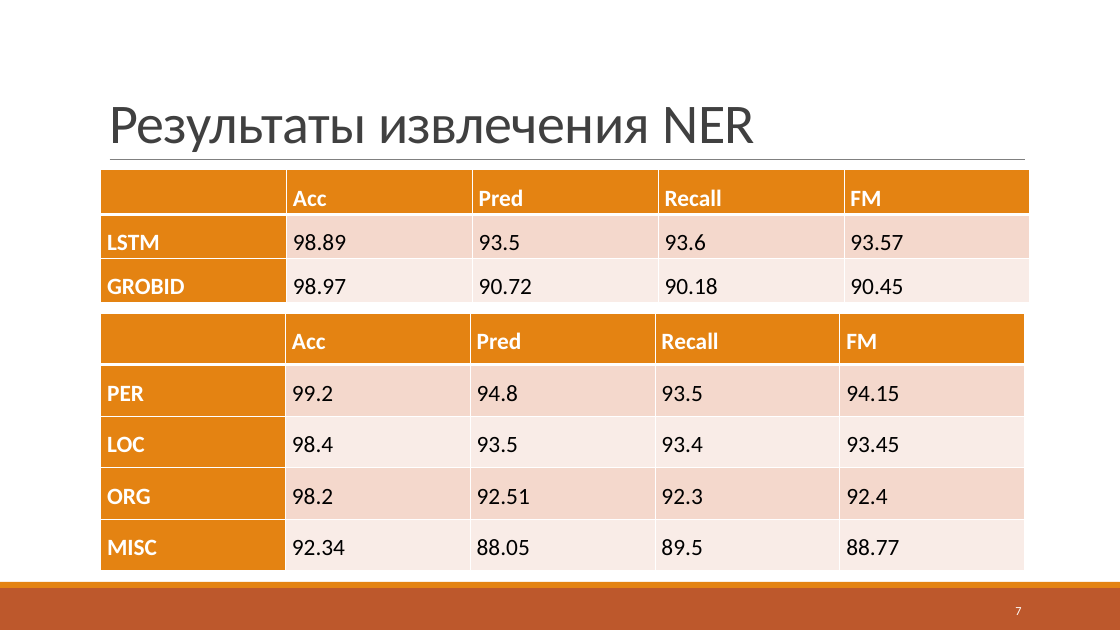
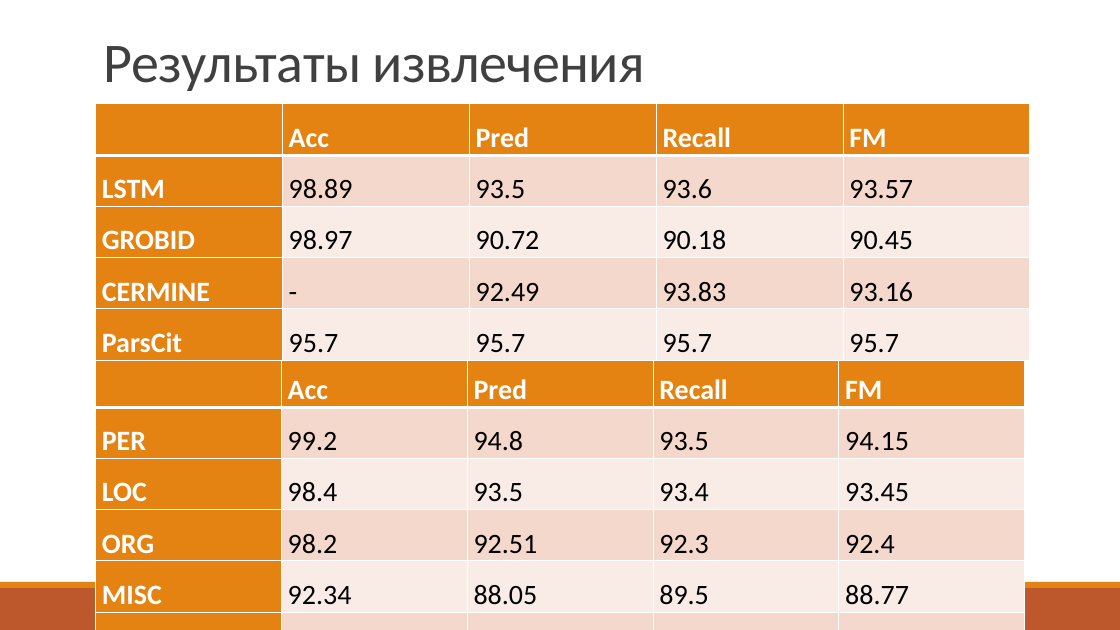
Before and after one commit to J-CITY/METADATA-EXTRACTOR, a slide deck: slide 15 of report.pptx (slide 7 before the commit). Drawn at 1120x630 pixels with LibreOffice and Linux fonts; fonts in the diff are those of the drawing. Boxes give left, top, right and bottom in pixels: in the first picture for what was removed or moved away, otherwise in the second. Text is boxed around its words. In the diff, an @@ line names an element or a change of style, - is before the commit and + after.

```diff
--- a/report.pptx
+++ b/report.pptx
@@ title at [104, 46, 645, 91]: text changed @@
-Результаты извлечения NER
+Результаты извлечения
@@ table at [96, 104, 1028, 357] @@
+row 4: CERMINE | - | 92.49 | 93.83 | 93.16
+row 5: ParsCit | 95.7 | 95.7 | 95.7 | 95.7
@@ table: place and size @@
-table at [101, 170, 1029, 302]
+table at [96, 104, 1028, 357]
@@ table at [96, 356, 1024, 628] @@
+row 6: REF | 95.4 | 98.34 | 98.01 | 98.17
@@ table: place and size @@
-table at [101, 313, 1025, 571]
+table at [96, 356, 1024, 628]
@@ page number removed at [1015, 607, 1021, 615] @@
-7
```
Also in this commit, not shown: 5 other slides changed, 8 slides added, 2 other files.
